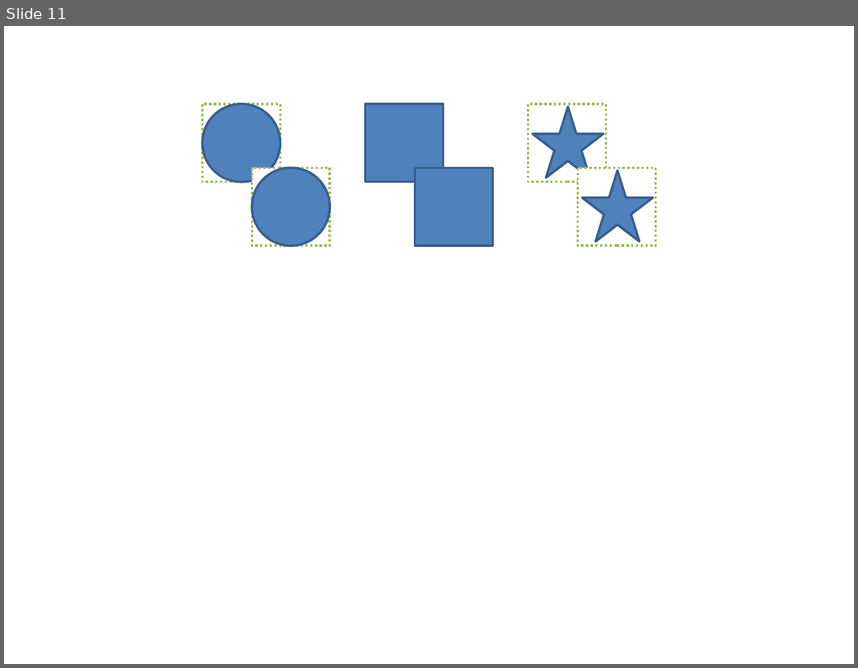
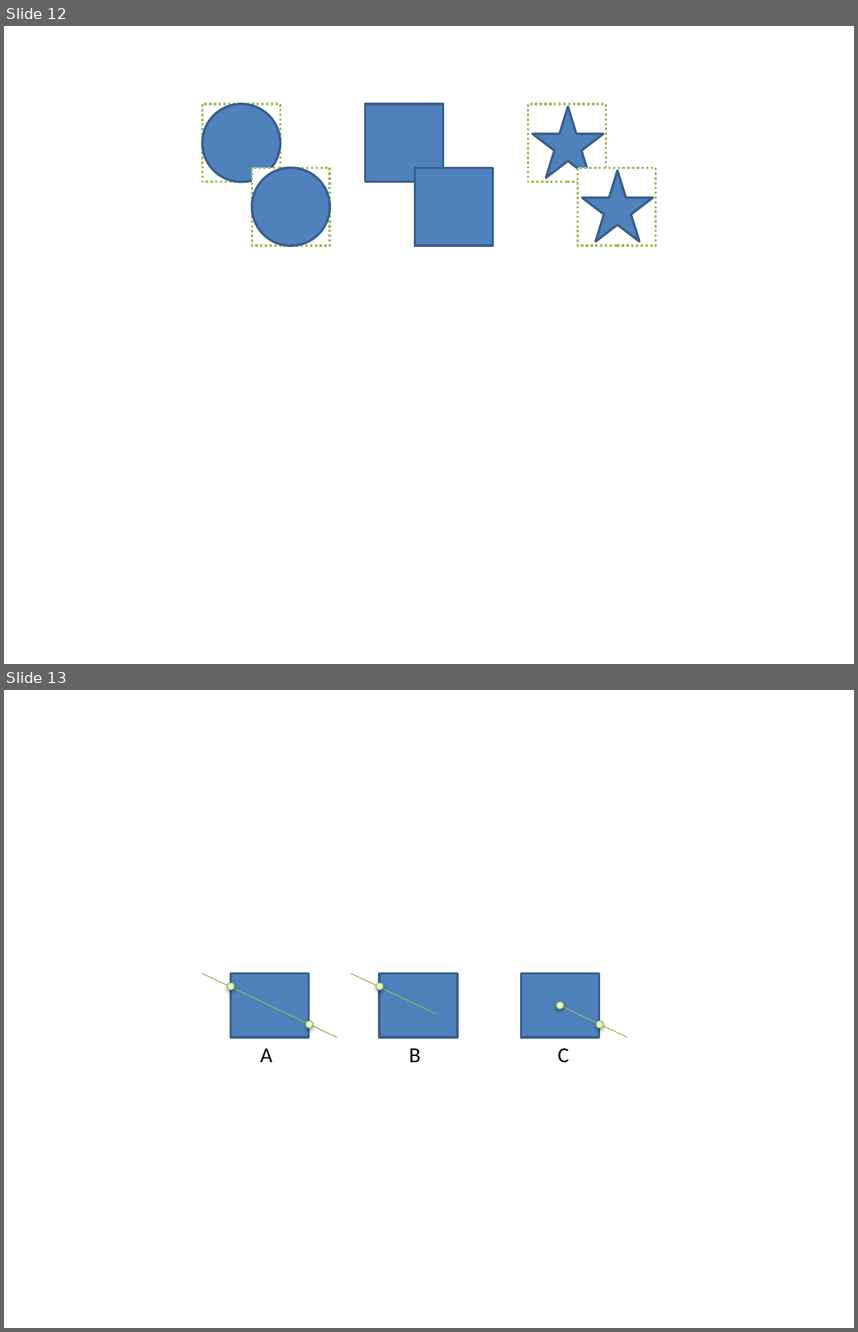
Before and after one commit to VirtuosWangH/Starling-Box2D-SiegeDuel, a slide deck: IMAGE/paperGraphic.pptx. Shown one above the other, each under a label of ours: slide 11 before the commit, slides 12 and 13 after it. The pictures are 858x668 and 858x1332 pixels, drawn with LibreOffice and Linux fonts; fonts in the diff are those of the drawing. Boxes give left, top, right and bottom in pixels: in the first picture for what was removed or moved away, otherwise in the second. Text is boxed around its words. In the diff, an @@ line names an element or a change of style, - is before the commit and + after.

```diff
--- a/IMAGE/paperGraphic.pptx
+++ b/IMAGE/paperGraphic.pptx
@@ slide 13 added at box(4, 690, 854, 1328), background #FFFFFF @@
@@ line added from (202, 973) to (337, 1037), #98B955 0.75 pt @@
@@ rectangle added at box(231, 973, 309, 1037), fill #4F81BD, outline #3A5F8C 2 pt @@
@@ line added from (351, 973) to (436, 1014), #98B955 0.75 pt @@
@@ rectangle added at box(380, 973, 458, 1037), fill #4F81BD, outline #3A5F8C 2 pt @@
@@ rectangle added at box(521, 973, 599, 1037), fill #4F81BD, outline #3A5F8C 2 pt @@
@@ ellipse added at box(228, 983, 234, 989), fill gradient #DAFDA7 to #E4FCC2 to #F5FFE7, outline #98B955 0.75 pt @@
@@ ellipse added at box(377, 983, 383, 989), fill gradient #DAFDA7 to #E4FCC2 to #F5FFE7, outline #98B955 0.75 pt @@
@@ ellipse added at box(306, 1021, 312, 1027), fill gradient #DAFDA7 to #E4FCC2 to #F5FFE7, outline #98B955 0.75 pt @@
@@ line added from (557, 1004) to (627, 1037), #98B955 0.75 pt @@
@@ ellipse added at box(557, 1002, 564, 1009), fill gradient #DAFDA7 to #E4FCC2 to #F5FFE7, outline #98B955 0.75 pt @@
@@ ellipse added at box(597, 1021, 604, 1027), fill gradient #DAFDA7 to #E4FCC2 to #F5FFE7, outline #98B955 0.75 pt @@
@@ text added at box(260, 1048, 272, 1062), 18 pt, text #000000 @@
+A
@@ text added at box(409, 1048, 421, 1062), 18 pt, text #000000 @@
+B
@@ text added at box(558, 1048, 569, 1063), 18 pt, text #000000 @@
+C
@@ what was slide 11 is now slide 12 @@
```
Also in this commit, not shown: 1 other slide added, 1 slide removed, 1 other file.
